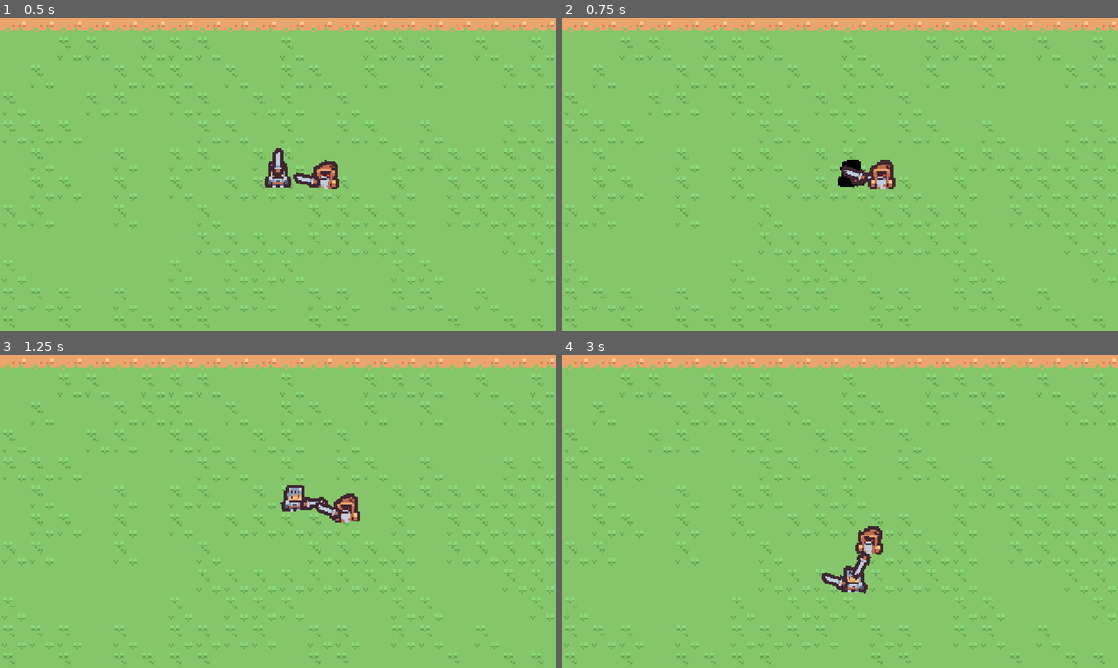
Above: before the commit, frames 1-4 (two rows, left to right).
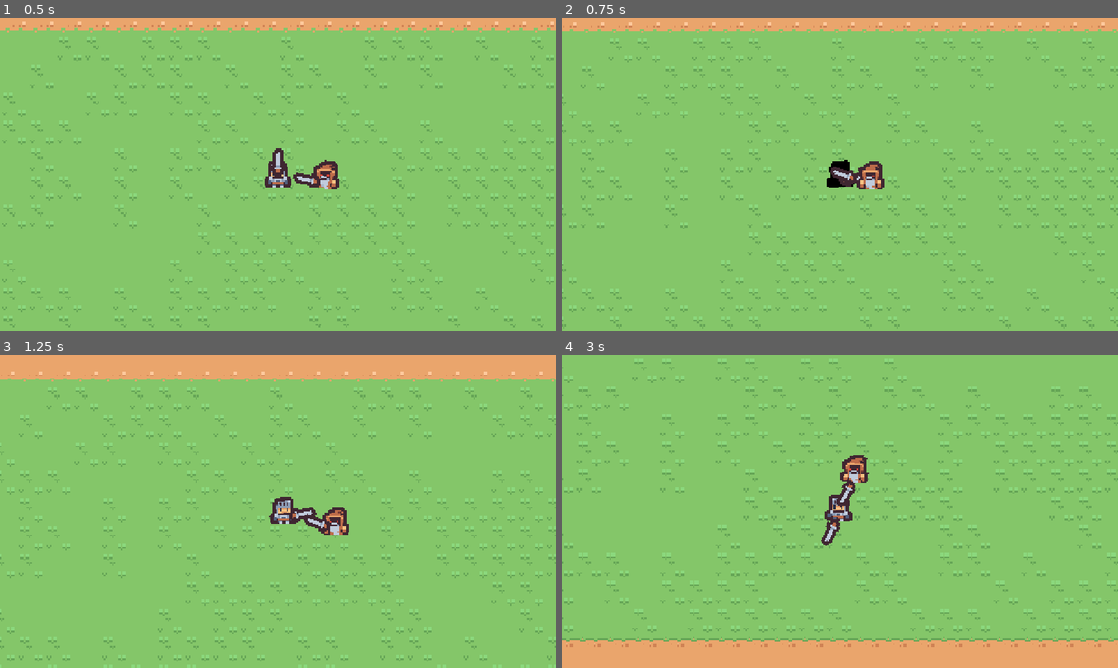
Above: after the commit, the same moments.

Repository: myles-rockland/action-rpg
Game: Godot game, scene res://Scenes/overworld.tscn
Two runs of this game, one before a commit and one after it. Both use one fixed random seed, a clock stepped at 60 frames per second and the inputs below.
Inputs (mouse positions are in pixels of both pictures, inside the frame that each line leads up to):
- Up to frame 1 (0.5 s): no input
- Up to frame 2 (0.75 s): move the mouse to (962, 158) at 0.52 s; hold D (move_right) from 0.53 s (still down); click (962, 158) at 0.6 s
- Up to frame 3 (1.25 s): keep holding D (move_right)
- Up to frame 4 (3 s): move the mouse to (728, 527) at 1.27 s; release D (move_right) at 1.28 s; hold S (move_down) 1.28-2.03 s; right-click (728, 527) at 1.35 s; move the mouse to (895, 442) at 2.02 s; hold D (move_right) 2.03-2.78 s; click (895, 442) at 2.1 s; move the mouse to (812, 574) at 2.77 s; hold W (move_up) from 2.78 s (still down); right-click (812, 574) at 2.85 s

Frame 1 is identical in both runs. In frame 2, 8.0% of the frame differs, in the area x 0-100%, y 1-100%; in frame 3, 11%; in frame 4, 21%, in the area x 0-100%, y 0-100%.

Commit message:
Setup camera follow and shake

Diff:
--- a/Scenes/overworld.tscn
+++ b/Scenes/overworld.tscn
@@ -3,6 +3,7 @@
 [ext_resource type="TileSet" uid="uid://dng2w21h2g23u" path="res://Sprites/Tile Sets/overworld_tile_set.tres" id="1_l45s6"]
 [ext_resource type="Texture2D" uid="uid://d6eu6auofgw5" path="res://Sprites/Characters/Character_Knight.tres" id="2_6s5ae"]
 [ext_resource type="Script" uid="uid://kcu7xi5a0k5h" path="res://Scripts/Character/player.gd" id="2_i8gr5"]
+[ext_resource type="Script" uid="uid://cmt1hbsgfdgkm" path="res://Scripts/Character/camera_controller.gd" id="2_v1c68"]
 [ext_resource type="Script" uid="uid://jeinasmxn8kn" path="res://Scripts/Character/character_visual.gd" id="4_s368d"]
 [ext_resource type="Script" uid="uid://cmxujg0qlllc" path="res://Scripts/Character/player_weapons.gd" id="5_2ngsa"]
 [ext_resource type="Texture2D" uid="uid://dagt18rdsjnc2" path="res://Sprites/Characters/Character_EvilWizard.tres" id="5_4qj6l"]
@@ -25,8 +26,10 @@
 tile_map_data = PackedByteArray("AADW/+3/AAABAAAAAADW/+7/AAAAAAAAAADW/+//AAABAAAAAADW//D/AAAAAAAAAADW//H/AAAAAAAAAADW// …(57712 unchanged characters)…
 tile_set = ExtResource("1_l45s6")
 
-[node name="Camera2D" type="Camera2D" parent="." unique_id=1726884056]
+[node name="Camera2D" type="Camera2D" parent="." unique_id=1726884056 node_paths=PackedStringArray("target")]
 zoom = Vector2(4, 4)
+script = ExtResource("2_v1c68")
+target = NodePath("../Player")
 
 [node name="Player" type="CharacterBody2D" parent="." unique_id=845580365 node_paths=PackedStringArray("weapons")]
 script = ExtResource("2_i8gr5")
--- /dev/null
+++ b/Scripts/Character/camera_controller.gd
@@ -0,0 +1,24 @@
+extends Camera2D
+
+@export var target : Character
+var shake_intensity : float = 0
+
+func _ready():
+	global_position = target.global_position
+	target.on_take_damage.connect(_on_take_damage)
+
+func _physics_process(delta: float) -> void:
+	global_position = global_position.lerp(target.global_position, delta * 10)
+
+func _on_take_damage(hit_force : Vector2):
+	shake_intensity = 2
+
+func _process(delta : float):
+	if shake_intensity > 0:
+		shake_intensity = lerpf(shake_intensity, 0, delta * 10)
+		offset = _get_random_offset()
+
+func _get_random_offset() -> Vector2:
+	var x : float = randf_range(-shake_intensity, shake_intensity)
+	var y : float = randf_range(-shake_intensity, shake_intensity)
+	return Vector2(x, y)
Not shown, added: Scripts/Character/camera_controller.gd.uid
